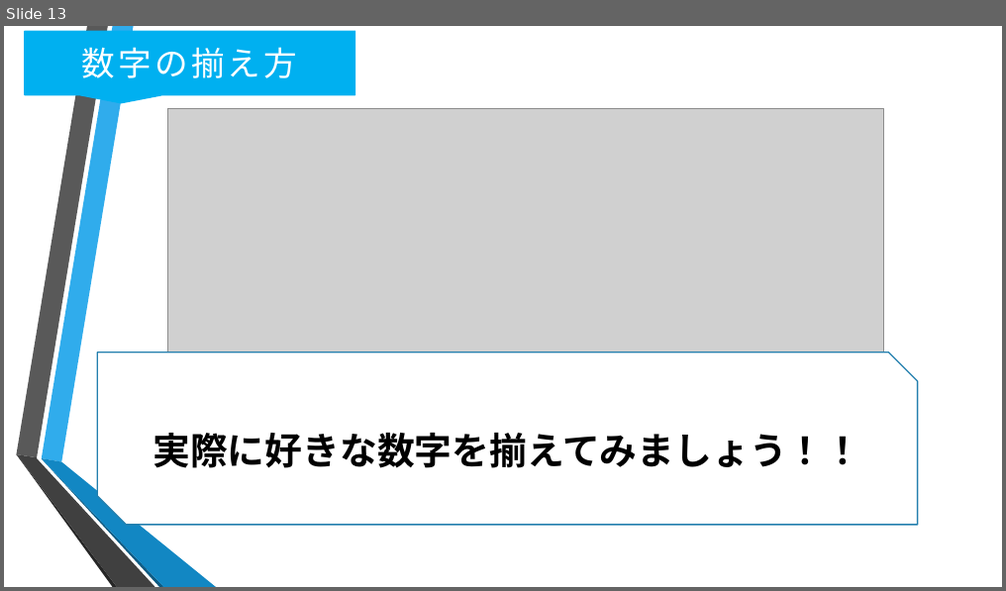
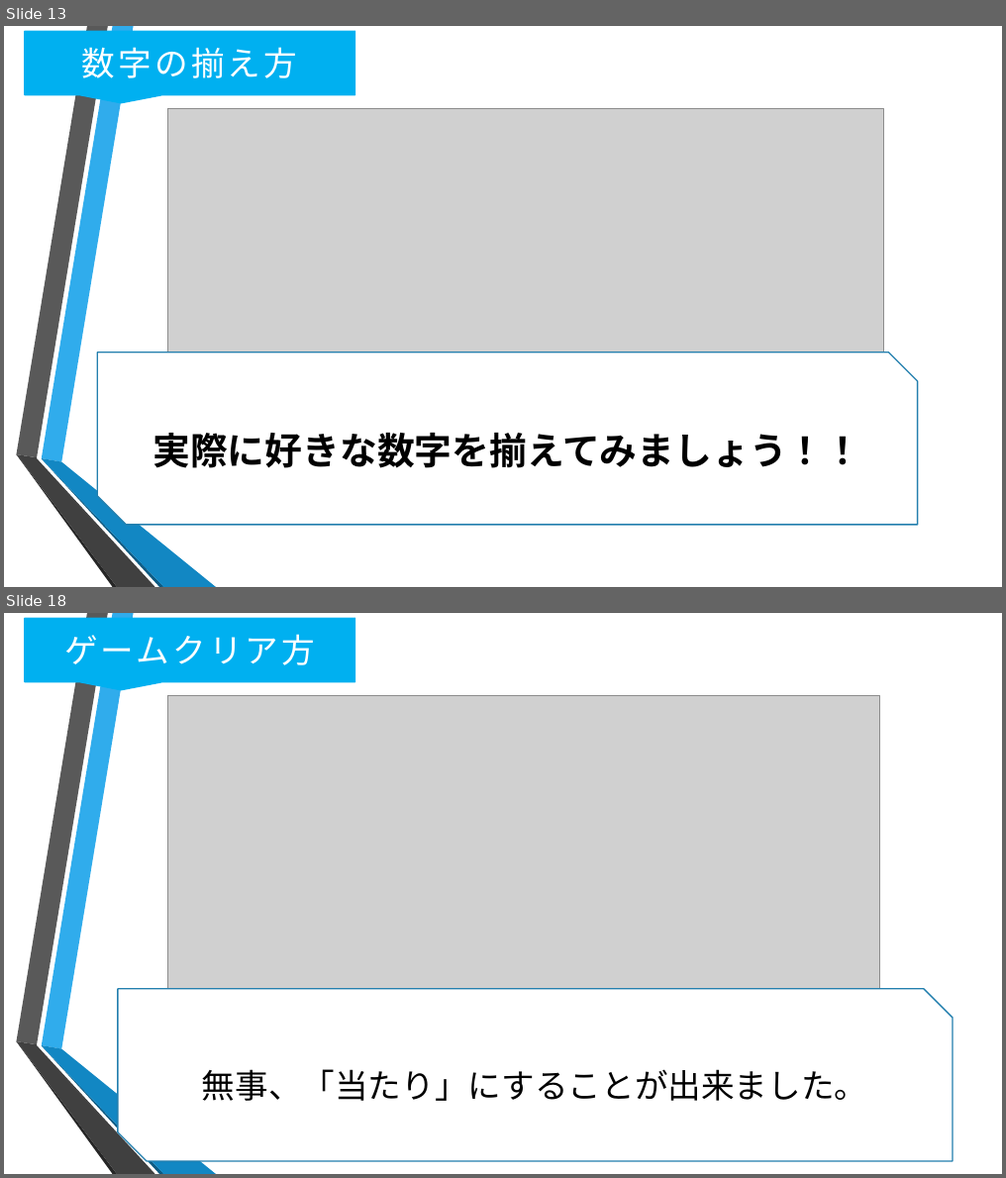
Before and after one commit to oono22/-, a slide deck: S-Learning Docment/S-Learn/狩り借り仮.pptx. Shown one above the other, each under a label of ours: slide 13 before the commit, slides 13 and 18 after it; the slides between them are not shown. The pictures are 1006x591 and 1006x1178 pixels, drawn with LibreOffice and Linux fonts; fonts in the diff are those of the drawing; grey boxes stand for pictures; background and template pictures are left out. Boxes give left, top, right and bottom in pixels: in the first picture for what was removed or moved away, otherwise in the second. Text is boxed around its words. In the diff, an @@ line names an element or a change of style, - is before the commit and + after.

```diff
--- a/S-Learning Docment/S-Learn/狩り借り仮.pptx
+++ b/S-Learning Docment/S-Learn/狩り借り仮.pptx
@@ slide 18 added at (4,613,1002,1174), background picture (left out); not listed: 6 template elements that a slide beside it also shows @@
@@ speech box added at (25,618,355,682), fill #00B0F0, outline #00B0F0 1.25 pt, 32 pt, text #FFFFFF @@
+ゲームクリア方
@@ picture added at (168,696,880,1057) @@
@@ snip diag rect added at (118,989,952,1161), fill #FFFFFF, outline #247FAF 1.25 pt, 32 pt, text #000000 @@
+無事、「当たり」にすることが出来ました。
```
Also in this commit, not shown: 8 slides changed, 5 other slides added.
